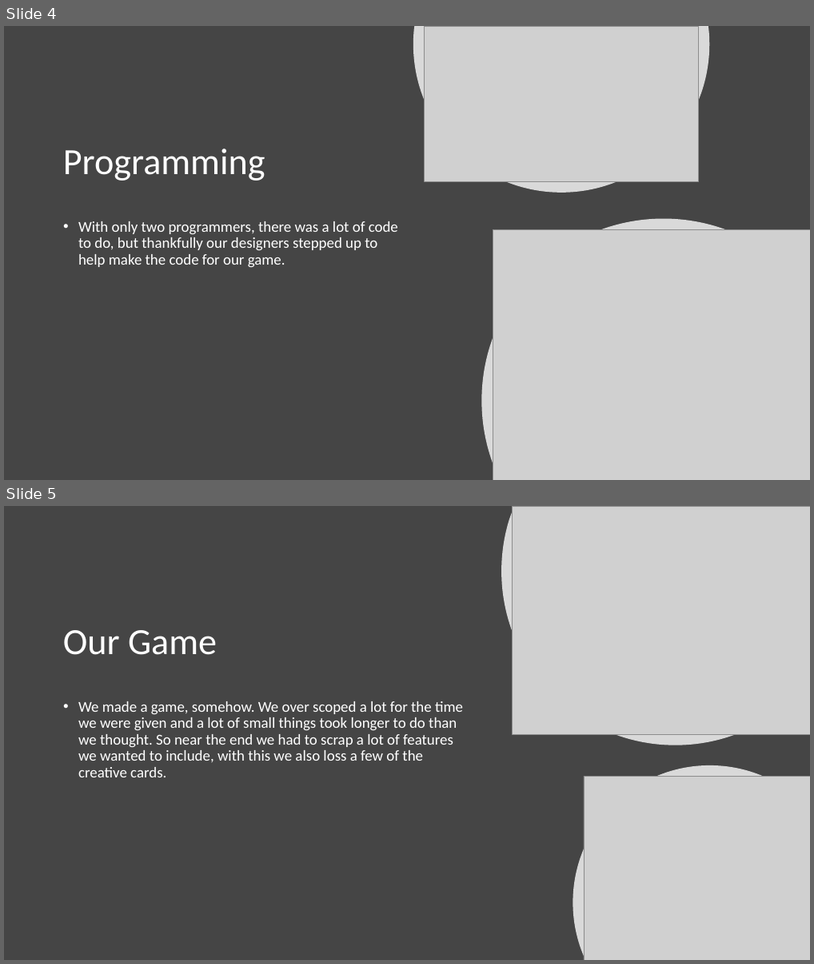
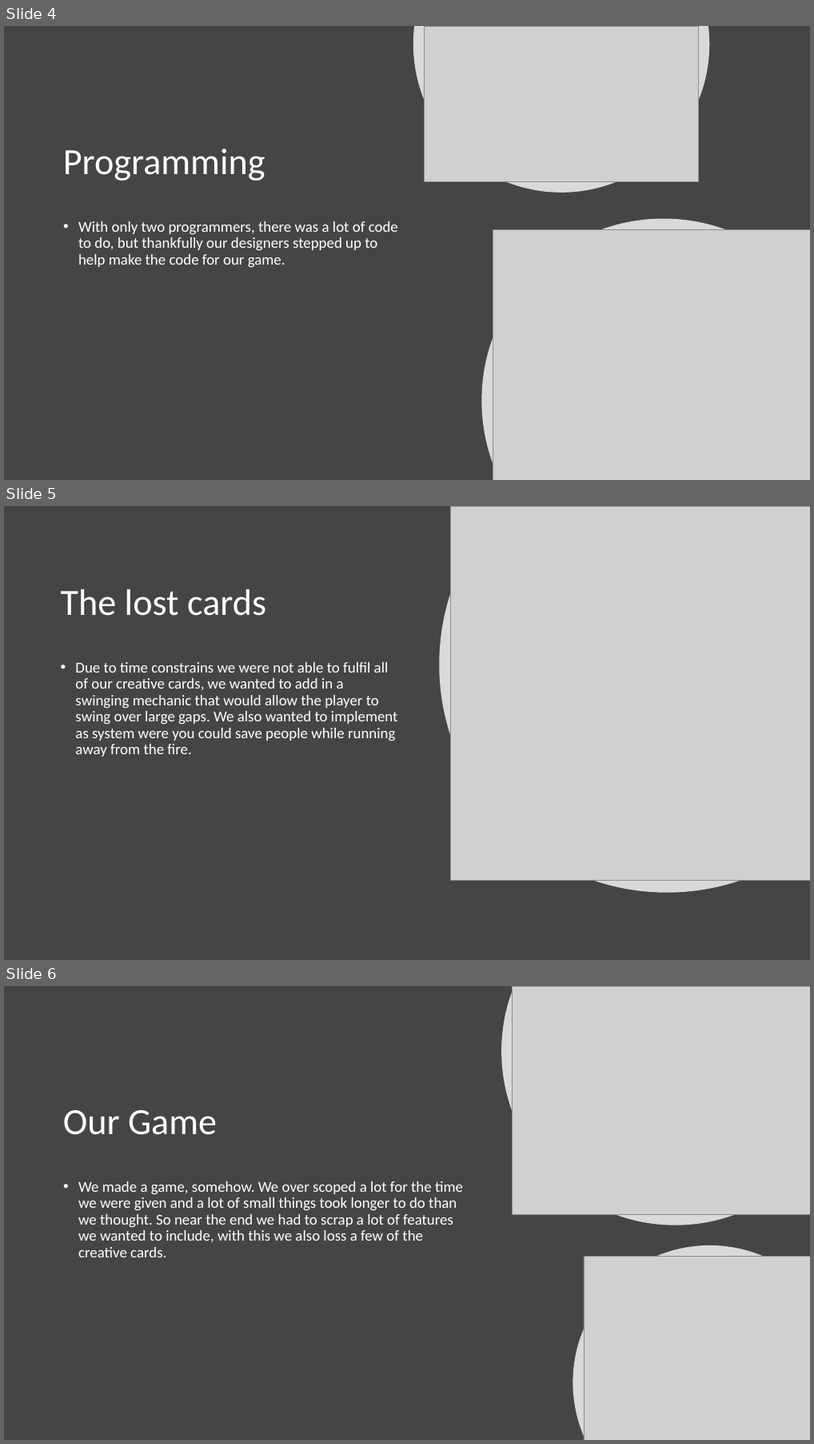
Before and after one commit to TheGrimReaperki/Swinging-Game, a slide deck: Prison Runner.pptx. Shown one above the other, each under a label of ours: slides 4 and 5 before the commit, slides 4, 5 and 6 after it. The pictures are 814x964 and 814x1444 pixels, drawn with LibreOffice and Linux fonts; fonts in the diff are those of the drawing; grey boxes stand for pictures. Boxes give left, top, right and bottom in pixels: in the first picture for what was removed or moved away, otherwise in the second. Text is boxed around its words. In the diff, an @@ line names an element or a change of style, - is before the commit and + after.

Commit message:
updated powerpoint

```diff
--- a/Prison Runner.pptx
+++ b/Prison Runner.pptx
@@ slide 5 added at <box>4,506,810,960</box>, background #454545 @@
@@ freeform shape added at <box>439,506,810,892</box>, fill #FFFFFF at 80% opacity @@
@@ picture added at <box>450,506,810,880</box> @@
@@ title added at <box>61,589,266,616</box>, 44 pt, text #FFFFFF @@
+The lost cards
@@ text added at <box>75,662,398,756</box>, 18 pt, text #FFFFFF @@
+• Due to time constrains we were not able to fulfil all of our creative cards, we wanted to add in a swinging mechanic that would allow the player to swing over large gaps. We also wanted to implement as system were you could save people while running away from the fire.
@@ what was slide 5 is now slide 6 @@
```
